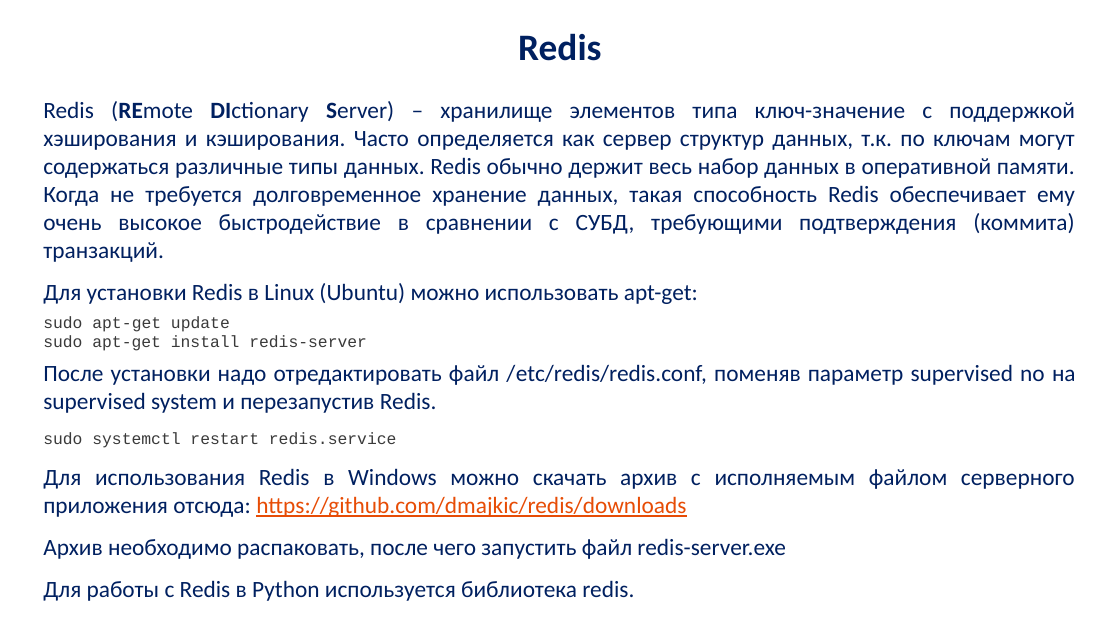
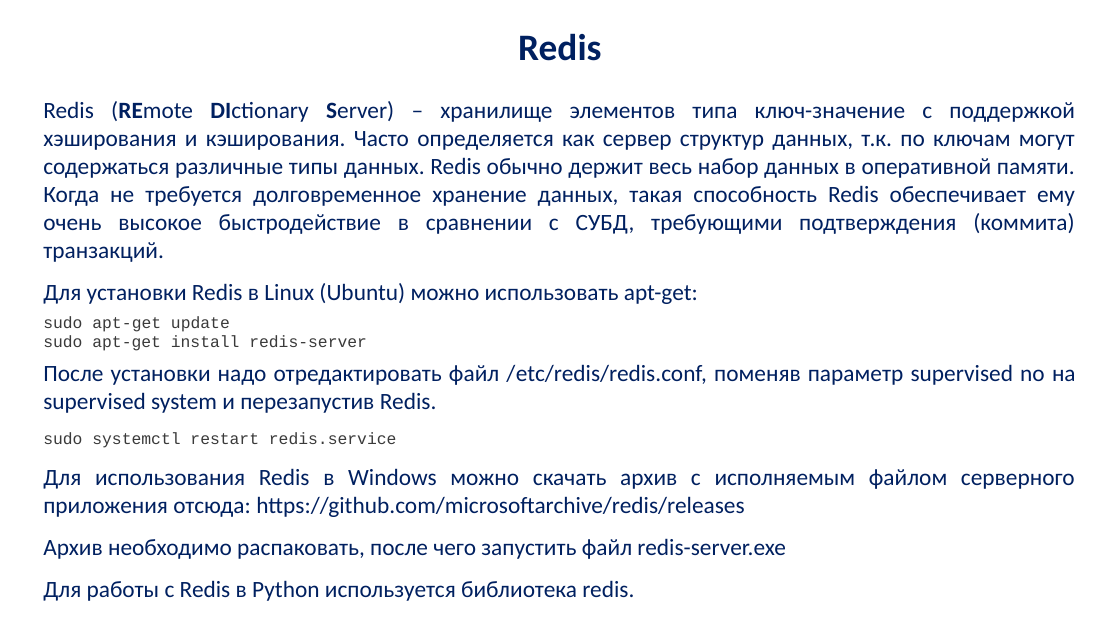
Before and after one commit to ZloiGaMeR/PythonCourseATIS, a slide deck: slide 28 of Lectures/py_lec_12.pptx. Drawn at 1120x630 pixels with LibreOffice and Linux fonts; fonts in the diff are those of the drawing; background and template pictures are left out. Boxes give left, top, right and bottom in pixels: in the first picture for what was removed or moved away, otherwise in the second. Text is boxed around its words. In the diff, an @@ line names an element or a change of style, - is before the commit and + after.

```diff
--- a/Lectures/py_lec_12.pptx
+++ b/Lectures/py_lec_12.pptx
@@ text at bbox=[43, 468, 1075, 517]: text changed @@
-Для использования Redis в Windows можно скачать архив с исполняемым файлом серверного приложения отсюда: https://github.com/dmajkic/redis/downloads
+Для использования Redis в Windows можно скачать архив с исполняемым файлом серверного приложения отсюда: https://github.com/microsoftarchive/redis/releases
```
Also in this commit, not shown: 47 other files.
